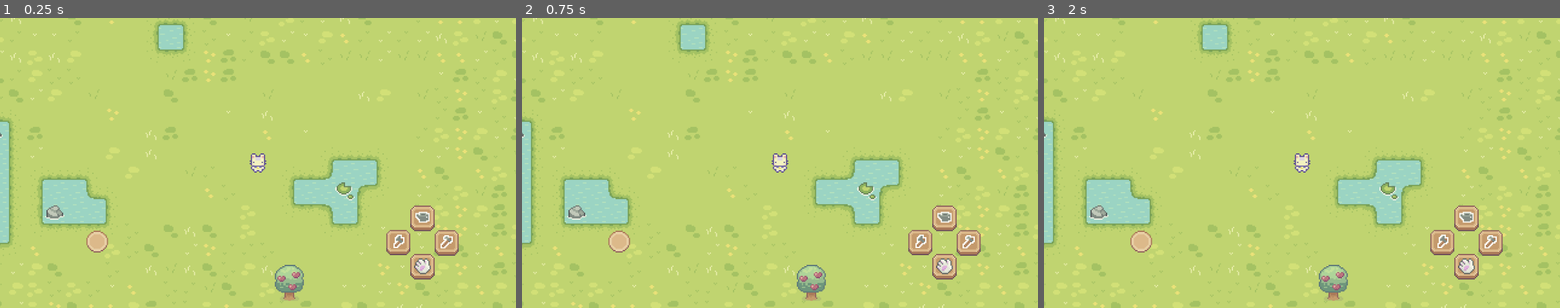
Above: before the commit, frames 1-3 (left to right).
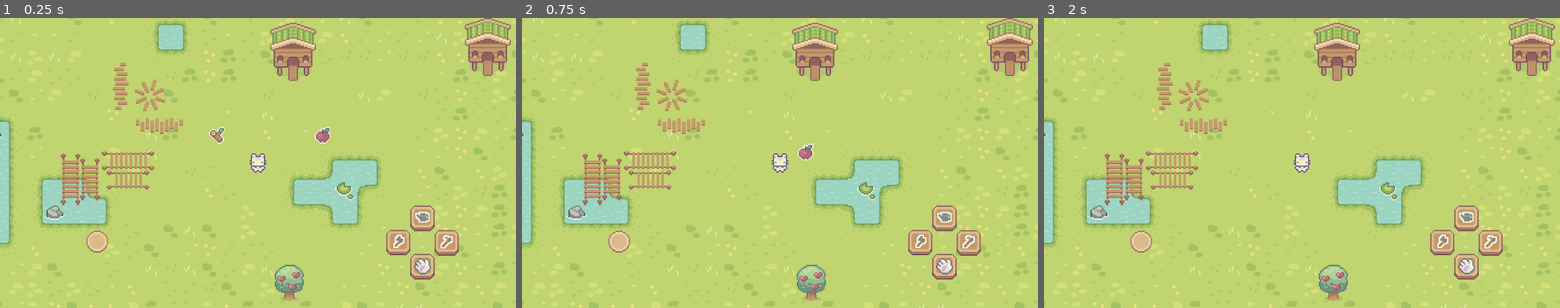
Above: after the commit, the same moments.

Repository: herdyhardiyant/TeemoLands
Game: Godot game, scene res://scenes/world.tscn
Two runs of this game, one before a commit and one after it. Both use one fixed random seed, a clock stepped at 60 frames per second and the inputs below.
Inputs (mouse positions are in pixels of both pictures, inside the frame that each line leads up to):
- Up to frame 1 (0.25 s): no input
- Up to frame 2 (0.75 s): tap Enter at 0.5 s; move the mouse to (893, 148) at 0.52 s; hold D (right) from 0.53 s (still down); tap F (action) at 0.6 s
- Up to frame 3 (2 s): tap Space at 1.25 s; move the mouse to (1198, 177) at 1.27 s; release D (right) at 1.28 s; hold S (down) from 1.28 s (still down); tap F (action) at 1.35 s

The runs differ from the first frame. In frame 1, 4.8% of the frame differs, in the area x 11-99%, y 0-65%; in frame 2, 4.7%; in frame 3, 4.6%.

Commit message:
Cut down trees with item drop

Diff:
--- a/scenes/fruit.tscn
+++ b/scenes/fruit.tscn
@@ -1,29 +1,5 @@
-[gd_scene load_steps=4 format=3 uid="uid://d10m7ft86uq60"]
+[gd_scene load_steps=2 format=3 uid="uid://uc3b7bwdeo04"]
 
-[ext_resource type="Script" path="res://scripts/fruit.gd" id="1_tqh7e"]
-[ext_resource type="Texture2D" uid="uid://8iyajrlpk5k3" path="res://Sprout Lands/Sprite Basic/Objects/Basic_Grass_Biom_things.png" id="1_twa8p"]
+[ext_resource type="PackedScene" uid="uid://4r5o7ai7kyvs" path="res://scenes/item_drop.tscn" id="1_18t2o"]
 
-[sub_resource type="RectangleShape2D" id="RectangleShape2D_easlp"]
-size = Vector2(13, 14)
-
-[node name="Fruit" type="Node2D"]
-script = ExtResource("1_tqh7e")
-
-[node name="Sprite2D" type="Sprite2D" parent="."]
-texture = ExtResource("1_twa8p")
-region_enabled = true
-region_rect = Rect2(33.0243, 32.8261, 13.7106, 14.1459)
-
-[node name="Area2D" type="Area2D" parent="."]
-
-[node name="CollisionShape2D" type="CollisionShape2D" parent="Area2D"]
-position = Vector2(-0.5, 0)
-shape = SubResource("RectangleShape2D_easlp")
-
-[node name="Timer" type="Timer" parent="."]
-wait_time = 0.5
-one_shot = true
-autostart = true
-
-[connection signal="body_entered" from="Area2D" to="." method="_on_area_2d_body_entered"]
-[connection signal="timeout" from="Timer" to="." method="_on_timer_timeout"]
+[node name="ItemDrop" instance=ExtResource("1_18t2o")]
--- /dev/null
+++ b/scenes/item_drop.tscn
@@ -0,0 +1,27 @@
+[gd_scene load_steps=4 format=3 uid="uid://4r5o7ai7kyvs"]
+
+[ext_resource type="Texture2D" uid="uid://8iyajrlpk5k3" path="res://Sprout Lands/Sprite Basic/Objects/Basic_Grass_Biom_things.png" id="1_a70yv"]
+[ext_resource type="Script" path="res://scripts/item_drop.gd" id="1_dgm3r"]
+
+[sub_resource type="RectangleShape2D" id="RectangleShape2D_5wcd8"]
+
+[node name="ItemDrop" type="Node2D"]
+script = ExtResource("1_dgm3r")
+
+[node name="ItemSprite" type="Sprite2D" parent="."]
+texture = ExtResource("1_a70yv")
+region_enabled = true
+region_rect = Rect2(32.3296, 32.6024, 13.5712, 14.7157)
+
+[node name="Timer" type="Timer" parent="."]
+wait_time = 0.5
+one_shot = true
+autostart = true
+
+[node name="Area2D" type="Area2D" parent="."]
+
+[node name="CollisionShape2D" type="CollisionShape2D" parent="Area2D"]
+shape = SubResource("RectangleShape2D_5wcd8")
+
+[connection signal="timeout" from="Timer" to="." method="_on_timer_timeout"]
+[connection signal="body_entered" from="Area2D" to="." method="_on_area_2d_body_entered"]
--- a/scenes/player.tscn
+++ b/scenes/player.tscn
@@ -371,7 +371,7 @@
 [sub_resource type="RectangleShape2D" id="RectangleShape2D_ly4re"]
 size = Vector2(10.2812, 9.75)
 
-[node name="Player" type="CharacterBody2D"]
+[node name="CharacterPlayer" type="CharacterBody2D"]
 script = ExtResource("1_45vhk")
 
 [node name="AnimatedSprite2D" type="AnimatedSprite2D" parent="."]
@@ -410,6 +410,7 @@
 
 [connection signal="animation_finished" from="AnimatedSprite2D" to="AnimatedSprite2D" method="_on_animation_finished"]
 [connection signal="button_down" from="Camera2D/Actions/AxeButton/Button" to="AnimatedSprite2D" method="_on_axe_button_down"]
+[connection signal="pressed" from="Camera2D/Actions/AxeButton/Button" to="InteractTrigger" method="_on_axe_button_pressed"]
 [connection signal="pressed" from="Camera2D/Actions/HandButton/Button" to="InteractTrigger" method="_on_hand_button_pressed"]
 [connection signal="button_down" from="Camera2D/Actions/HoeButton/Button" to="AnimatedSprite2D" method="_on_hoe_button_down"]
 [connection signal="button_down" from="Camera2D/Actions/WaterButton/Button" to="AnimatedSprite2D" method="_on_watering_button_down"]
--- a/scenes/tree.tscn
+++ b/scenes/tree.tscn
@@ -20,17 +20,24 @@
 region_enabled = true
 region_rect = Rect2(51.6733, 0.44067, 24.6748, 30.2692)
 
+[node name="TreeTrunk" type="Sprite2D" parent="."]
+visible = false
+position = Vector2(0, 10)
+texture = ExtResource("1_8nr3w")
+region_enabled = true
+region_rect = Rect2(66.9705, 35.7285, 9.99966, 10.6753)
+
 [node name="CollisionShape2D" type="CollisionShape2D" parent="."]
 position = Vector2(0, 11)
 shape = SubResource("RectangleShape2D_hih7l")
 
-[node name="FruitsPosition" type="Node2D" parent="."]
+[node name="ItemDropPosition" type="Node2D" parent="."]
 
-[node name="FruitSpawnPosition0" type="Node2D" parent="FruitsPosition"]
+[node name="Position0" type="Node2D" parent="ItemDropPosition"]
 position = Vector2(-17, 12)
 
-[node name="FruitSpawnPosition1" type="Node2D" parent="FruitsPosition"]
+[node name="Position1" type="Node2D" parent="ItemDropPosition"]
 position = Vector2(0, 25)
 
-[node name="FruitSpawnPosition2" type="Node2D" parent="FruitsPosition"]
+[node name="Position2" type="Node2D" parent="ItemDropPosition"]
 position = Vector2(16, 11)
--- /dev/null
+++ b/scenes/wood.tscn
@@ -0,0 +1,10 @@
+[gd_scene load_steps=3 format=3 uid="uid://babc7bafygmq6"]
+
+[ext_resource type="PackedScene" uid="uid://4r5o7ai7kyvs" path="res://scenes/item_drop.tscn" id="1_35h63"]
+[ext_resource type="Texture2D" uid="uid://h6jyucx4vh7x" path="res://Sprout Lands/Sprite Basic/Objects/Basic_tools_and_meterials.png" id="1_qk5aq"]
+
+[node name="ItemDrop" instance=ExtResource("1_35h63")]
+
+[node name="ItemSprite" parent="." index="0"]
+texture = ExtResource("1_qk5aq")
+region_rect = Rect2(16.9732, 16.9698, 12.9725, 14.1887)
--- a/scenes/world.tscn
+++ b/scenes/world.tscn
@@ -7,6 +7,11 @@
 [ext_resource type="Texture2D" uid="uid://f62gafq0m484" path="res://Sprout Lands/Sprite Basic/Tilesets/Water.png" id="5_grij7"]
 [ext_resource type="Texture2D" uid="uid://8iyajrlpk5k3" path="res://Sprout Lands/Sprite Basic/Objects/Basic_Grass_Biom_things.png" id="6_wbako"]
 [ext_resource type="PackedScene" uid="uid://dfdt2irfeb81e" path="res://scenes/tree.tscn" id="7_hcq0k"]
+[ext_resource type="Texture2D" uid="uid://dswmwvvk35eoq" path="res://Sprout Lands/Sprite Basic/Objects/Wood_Bridge.png" id="8_ffhru"]
+[ext_resource type="Texture2D" uid="uid://cad6xqw3mm3ec" path="res://Sprout Lands/Sprite Basic/Objects/Paths.png" id="9_t7mw5"]
+[ext_resource type="Texture2D" uid="uid://ophcogunsy87" path="res://Sprout Lands/Sprite Basic/Objects/Free_Chicken_House.png" id="10_83d1g"]
+[ext_resource type="PackedScene" uid="uid://uc3b7bwdeo04" path="res://scenes/fruit.tscn" id="11_3gu0m"]
+[ext_resource type="PackedScene" uid="uid://babc7bafygmq6" path="res://scenes/wood.tscn" id="12_av3j6"]
 
 [sub_resource type="TileMapPattern" id="TileMapPattern_ung5f"]
 tile_data = PackedInt32Array(0, 6, 0, 65536, 6, 1)
@@ -1254,7 +1259,8 @@
 [node name="World" type="Node"]
 metadata/_edit_vertical_guides_ = [-379.0]
 
-[node name="Player" parent="." instance=ExtResource("1_05yus")]
+[node name="CharacterPlayer" parent="." instance=ExtResource("1_05yus")]
+unique_name_in_owner = true
 
 [node name="TileMap" type="TileMap" parent="."]
 tile_set = SubResource("TileSet_wbln3")
@@ -1275,3 +1281,25 @@
 
 [node name="Tree2" parent="Foliages" instance=ExtResource("7_hcq0k")]
 position = Vector2(26, 99)
+
+[node name="WoodBridge" type="Sprite2D" parent="."]
+position = Vector2(-123, 14)
+texture = ExtResource("8_ffhru")
+
+[node name="Paths" type="Sprite2D" parent="."]
+position = Vector2(-89, -55)
+texture = ExtResource("9_t7mw5")
+
+[node name="FreeChickenHouse" type="Sprite2D" parent="."]
+position = Vector2(29, -92)
+texture = ExtResource("10_83d1g")
+
+[node name="FreeChickenHouse2" type="Sprite2D" parent="."]
+position = Vector2(190, -96)
+texture = ExtResource("10_83d1g")
+
+[node name="ItemDrop" parent="." instance=ExtResource("11_3gu0m")]
+position = Vector2(53, -23)
+
+[node name="ItemDrop2" parent="." instance=ExtResource("12_av3j6")]
+position = Vector2(-34, -23)
--- /dev/null
+++ b/scripts/item_drop.gd
@@ -0,0 +1,23 @@
+extends Node2D
+
+
+@onready var character_player = $/root/World/CharacterPlayer
+
+var is_timeout = false
+func _process(_delta):
+	if !is_timeout:
+		return
+
+	var player_position = character_player.global_position
+	var tween = get_tree().create_tween()
+	tween.tween_property(self,'global_position', player_position, 0.5)
+
+func _on_timer_timeout():
+	is_timeout = true
+
+func _on_area_2d_body_entered(body):
+	if !is_timeout:
+		return
+
+	if body is Player:
+		queue_free()
--- a/scripts/player/Player.gd
+++ b/scripts/player/Player.gd
@@ -11,6 +11,9 @@
 var move_direction = Vector2.ZERO
 var is_moving = false
 
+func _ready() -> void:
+	print(self.get_path())
+
 func _physics_process(delta: float) -> void:
 	#var rotation_direction = Input.get_vector("left", "right", "up", "down")
 	var rotation_direction = joystick.get_axis()
--- a/scripts/player/PlayerInteractTrigger.gd
+++ b/scripts/player/PlayerInteractTrigger.gd
@@ -4,7 +4,6 @@
 @onready var player = $".."
 func _ready():
 	position.y = 14
-
 
 # Called every frame. 'delta' is the elapsed time since the previous frame.
 func _process(_delta):
@@ -16,6 +15,7 @@
 	if input_rotation == Vector2.ZERO:
 		return
 	position = input_rotation * 14
+
 
 func _on_body_entered(body):
 	interacted_object = body
@@ -31,3 +31,10 @@
 		return
 	if interacted_object is TreeFarm:
 		interacted_object.interact()
+
+
+func _on_axe_button_pressed():
+	if interacted_object == null:
+		return
+	if interacted_object is TreeFarm:
+		interacted_object.cut_tree()
--- a/scripts/tree.gd
+++ b/scripts/tree.gd
@@ -1,55 +1,65 @@
 extends StaticBody2D
 class_name TreeFarm
 
-@onready var fruits_position = $FruitsPosition
+@onready var item_drop_position = $ItemDropPosition
 @onready var tree_with_fruits = $TreeWithFruits
 @onready var tree_no_fruits = $TreeNoFruits
+@onready var tree_trunk = $TreeTrunk
 
-var current_sprite: Node2D
+var current_tree_sprite: Node2D
+
+var tree_health: int
 
 func _ready():
-	current_sprite = tree_with_fruits
-
-# TODO
-# Add tree health
-# if player use axe to the tree:
-	# Tree shakes
-	# drop fruits
-	# Reduce tree health
-# if Health == 0:
-	# Drop woods
-	# Change tree sprite
+	current_tree_sprite = tree_with_fruits
+	tree_health = 5
 
 func cut_tree():
+	tree_health -= 1
 	_drop_fruit()
 	_shake_tree()
+	if tree_health <= 0:
+		tree_health = 0
+		_drop_woods()
+		_switch_sprite_to_tree_trunk()
 
-
-
-func _shake_tree():
-	var tween = get_tree().create_tween()
-	tween.tween_property(current_sprite, 'rotation', PI / 12, 0.05)
-	tween.tween_property(current_sprite, 'rotation', -PI / 12, 0.05)
-	tween.tween_property(current_sprite, 'rotation', 0, 0.05 )
-
-
+func _drop_woods():
+	var wood_scene = preload("res://scenes/wood.tscn")
+	_spawn_drop(wood_scene)
 
 func interact():
 	_drop_fruit()
 	_shake_tree()
 
+
 func _drop_fruit():
 	if tree_no_fruits.visible:
 		return
-	var spawn_nodes = fruits_position.get_children()
 	var fruit_scene = preload("res://scenes/fruit.tscn")
-	for spawn in spawn_nodes:
-		var fruit = fruit_scene.instantiate()
-		spawn.add_child(fruit)
+	_spawn_drop(fruit_scene)
 	_switch_to_no_fruit_tree()
 
 
+func _shake_tree():
+	var tween = get_tree().create_tween()
+	tween.tween_property(current_tree_sprite, 'rotation', PI / 12, 0.05)
+	tween.tween_property(current_tree_sprite, 'rotation', -PI / 12, 0.05)
+	tween.tween_property(current_tree_sprite, 'rotation', 0, 0.05 )
+
+func _spawn_drop(drop_scene: PackedScene):
+	var spawn_nodes = item_drop_position.get_children()
+	for spawn in spawn_nodes:
+		var wood: Node2D = drop_scene.instantiate()
+		spawn.add_child(wood)
+
+
 func _switch_to_no_fruit_tree():
-	tree_with_fruits.visible = !tree_with_fruits.visible
-	tree_no_fruits.visible = !tree_no_fruits.visible
-	current_sprite = tree_no_fruits
+	tree_with_fruits.visible = false
+	tree_no_fruits.visible = true
+	current_tree_sprite = tree_no_fruits
+
+func _switch_sprite_to_tree_trunk():
+	tree_with_fruits.visible = false
+	tree_no_fruits.visible = false
+	tree_trunk.visible = true
+	current_tree_sprite = tree_trunk
Not shown: 1 places in scenes/world.tscn that only renumber resources
